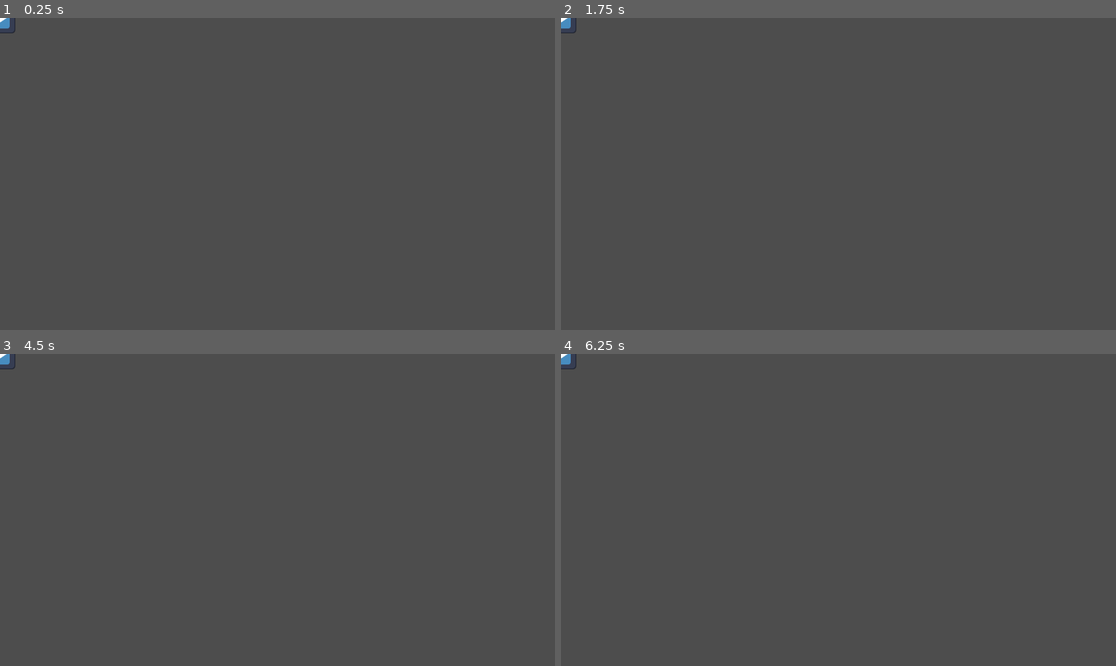
Above: before the commit, frames 1-4 (two rows, left to right).
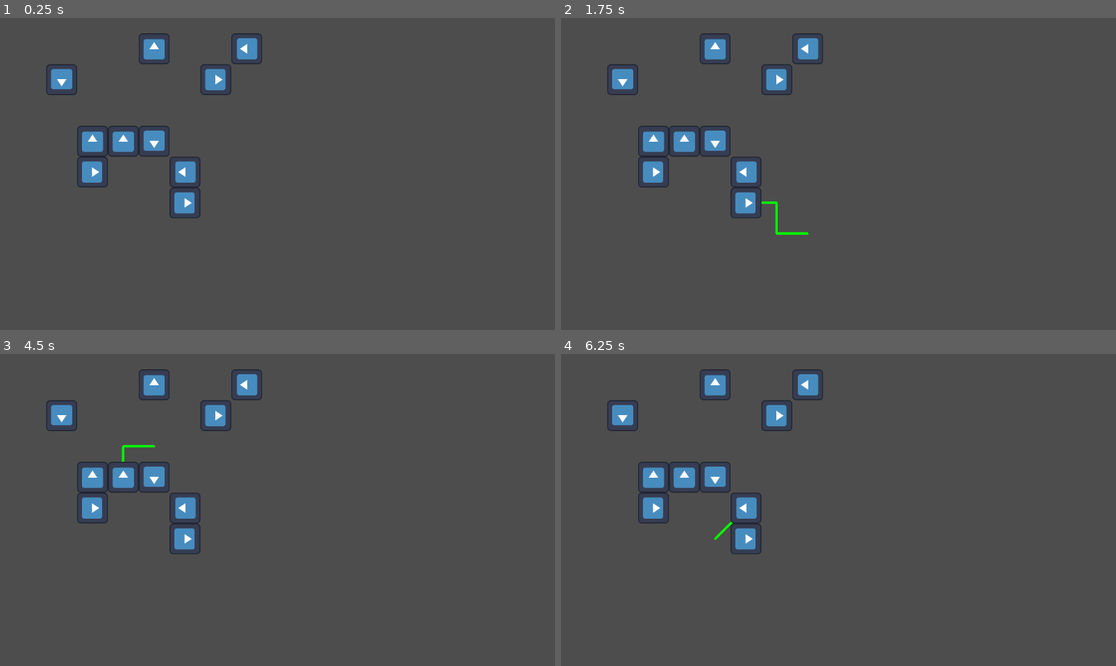
Above: after the commit, the same moments.

Repository: sbxte/gimapp25-hands-on
Game: Godot game, scene res://scenes/Main.tscn
Same seed, same stepped clock (60 frames per second), same inputs: the game is played once before the commit and once after it. Before the commit the project starts from res://scenes/Cat.tscn. The engine's default icon, where the game draws it, is replaced by a stand-in: a white triangle on a blue panel in a dark square.
Inputs (mouse positions are in pixels of both pictures, inside the frame that each line leads up to):
- Up to frame 1 (0.25 s): no input
- Up to frame 2 (1.75 s): tap Enter at 0.5 s; move the mouse to (960, 158) at 0.52 s; click (960, 158) at 0.67 s; tap Space at 1.25 s; drag from (727, 189) to (810, 236) at 1.27 s
- Up to frame 3 (4.5 s): move the mouse to (333, 441) at 2.02 s; click (333, 441) at 2.17 s; tap Enter at 2.75, 4.25 s; drag from (249, 572) to (111, 463) at 2.77 s; tap Space at 3.5 s; move the mouse to (444, 556) at 3.52 s; click (444, 556) at 3.67 s; drag from (111, 463) to (194, 432) at 4.27 s
- Up to frame 4 (6.25 s): tap Space at 5 s; move the mouse to (866, 510) at 5.02 s; click (866, 510) at 5.17 s; drag from (755, 432) to (727, 525) at 5.77 s

The runs differ from the first frame. In frame 1, 3.4% of the frame differs, in the area x 0-48%, y 0-65%; in frame 2, 3.5%, in the area x 0-48%, y 0-70%; in frame 3, 3.4%; in frame 4, 3.4%.

Commit message:
fix: main scene (for real this time)

Diff:
--- a/project.godot
+++ b/project.godot
@@ -11,6 +11,6 @@
 [application]
 
 config/name="GIMAPP25 Hands On"
-run/main_scene="uid://c5vcybq0vjjbh"
+run/main_scene="uid://dmovihstuyenq"
 config/features=PackedStringArray("4.5", "Forward Plus")
 config/icon="res://icon.svg"
